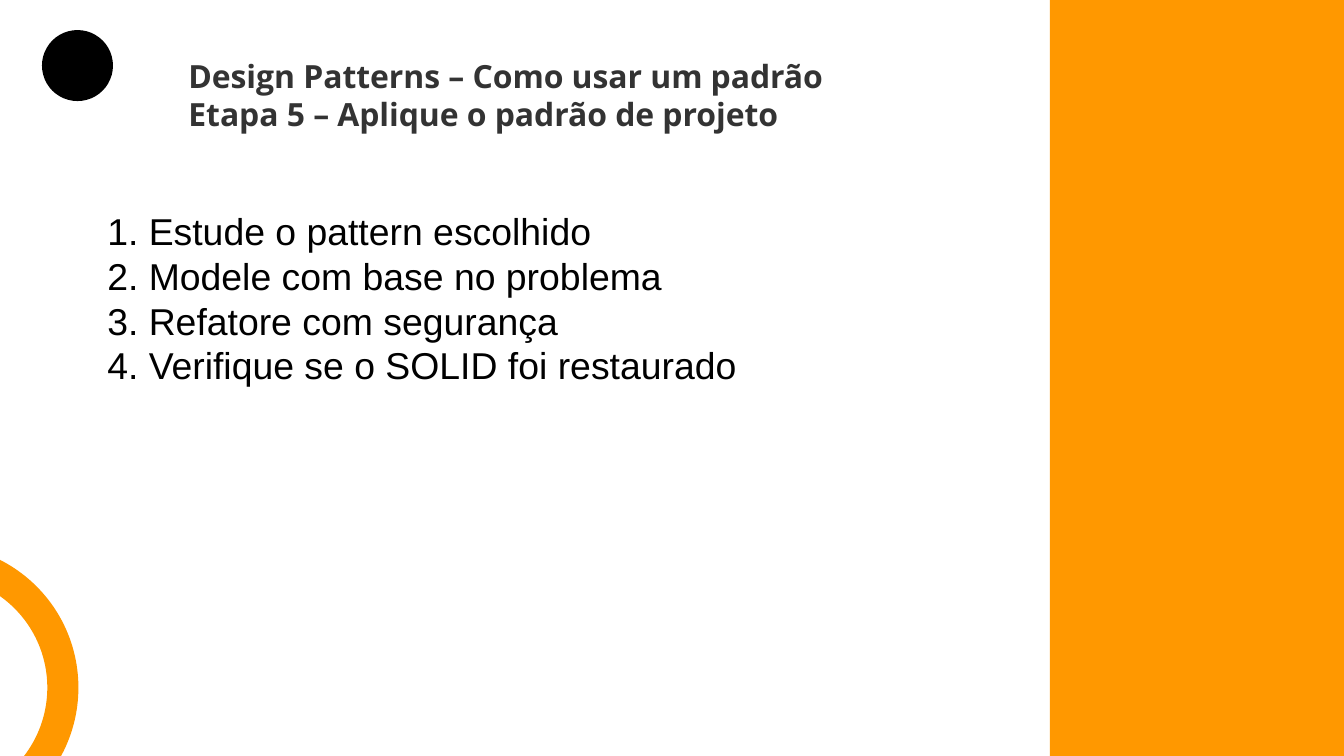
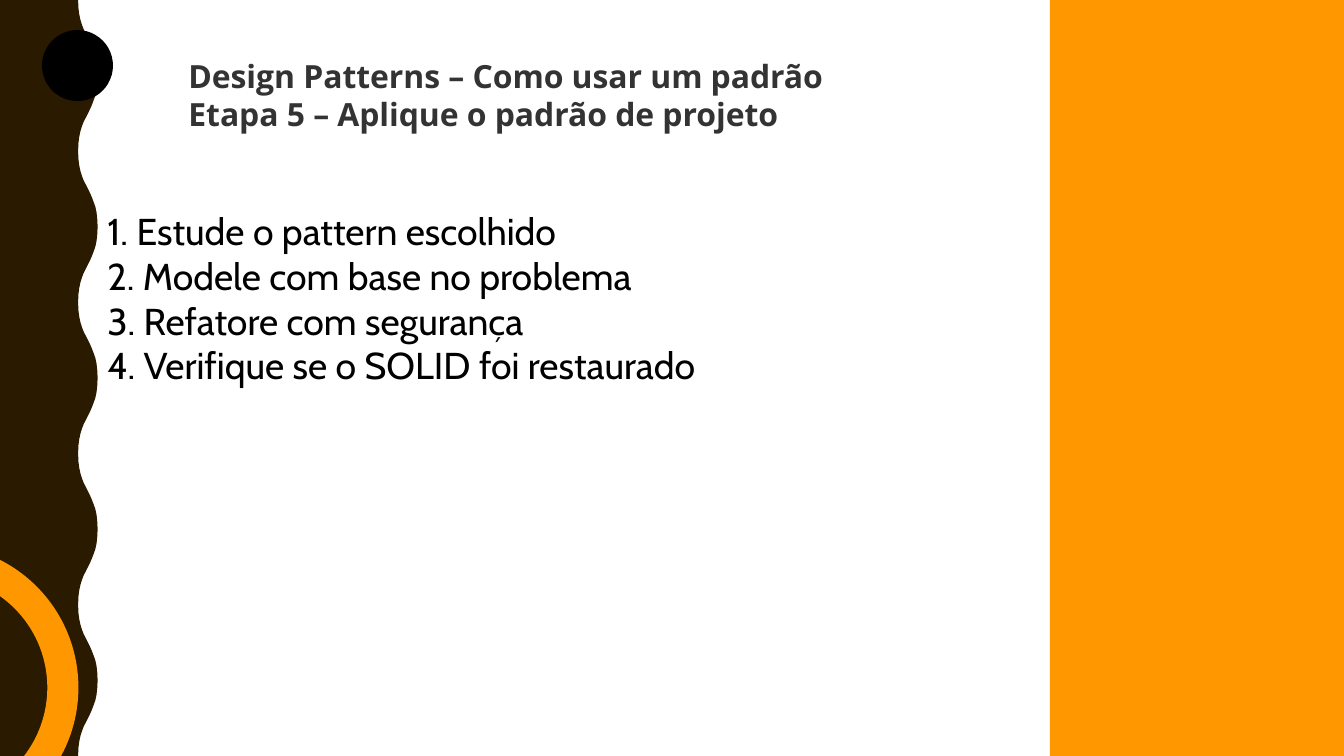
Before and after one commit to brunoduartec/workshops, a slide deck: slide 15 of Design Patterns/Design Patterns.pptx (slide 14 before the commit). Drawn at 1344x756 pixels with LibreOffice and Linux fonts; fonts in the diff are those of the drawing. Boxes give left, top, right and bottom in pixels: in the first picture for what was removed or moved away, otherwise in the second. Text is boxed around its words. In the diff, an @@ line names an element or a change of style, - is before the commit and + after.

Commit message:
feat: adicionando patterns

```diff
--- a/Design Patterns/Design Patterns.pptx
+++ b/Design Patterns/Design Patterns.pptx
@@ freeform shape added at (x1=0, y1=0, x2=98, y2=755), fill #2A1A00 @@
@@ text "1. Estude o pattern escolhido" at (x1=107, y1=217, x2=695, y2=388): font Arial to Cabin @@
```
Also in this commit, not shown: 12 other slides changed, 3 slides added, 1 slide removed, 40 other files.
